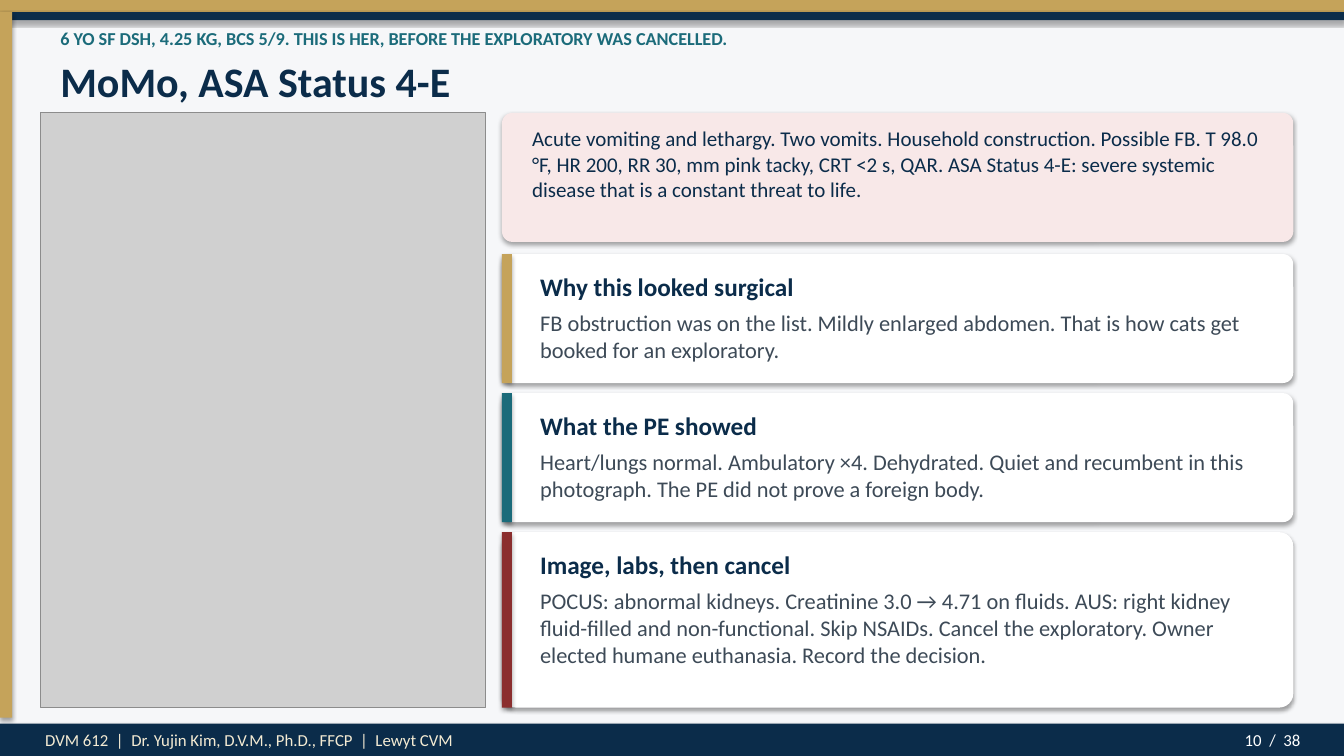
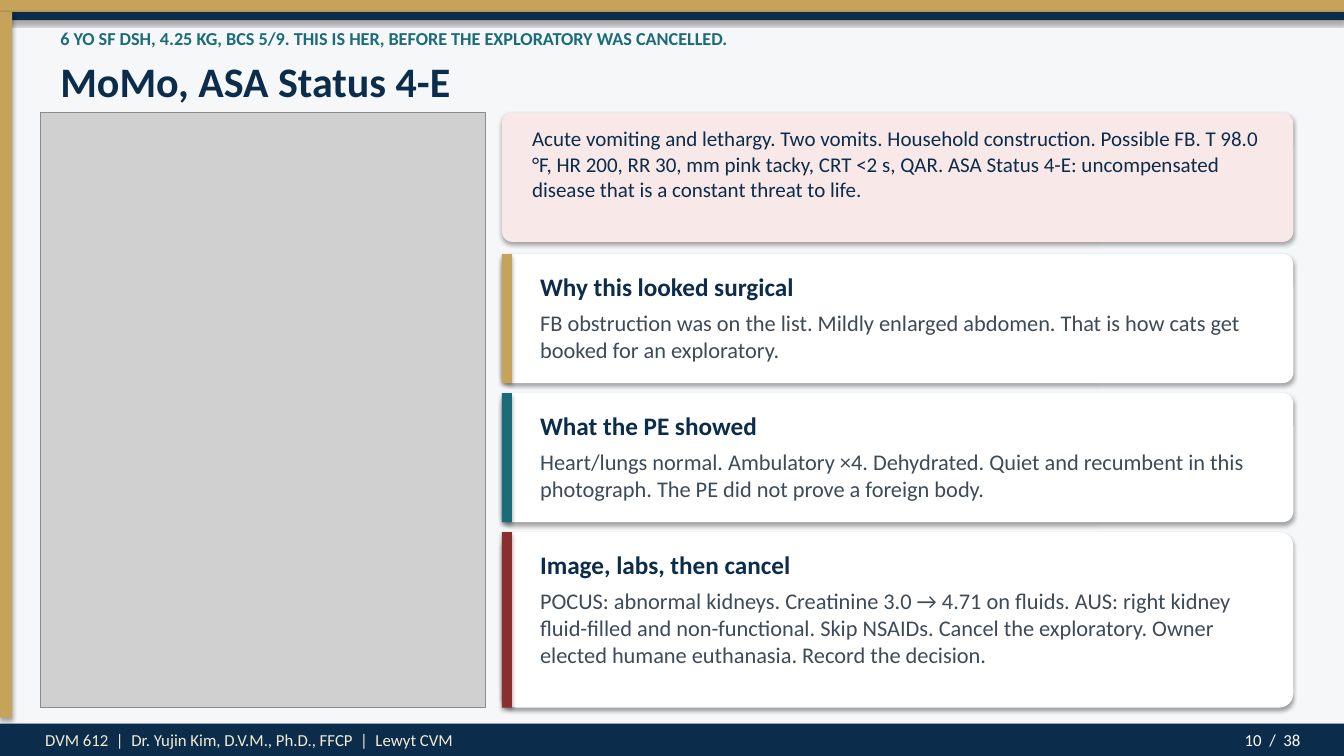
Before and after one commit to drkimvet/happycare, a slide deck: slide 10 of lectures/DVM-612_Week4_Preop_PatientPrep_Postop.pptx. Drawn at 1344x756 pixels with LibreOffice and Linux fonts; fonts in the diff are those of the drawing; grey boxes stand for pictures. Boxes give left, top, right and bottom in pixels: in the first picture for what was removed or moved away, otherwise in the second. Text is boxed around its words. In the diff, an @@ line names an element or a change of style, - is before the commit and + after.

```diff
--- a/lectures/DVM-612_Week4_Preop_PatientPrep_Postop.pptx
+++ b/lectures/DVM-612_Week4_Preop_PatientPrep_Postop.pptx
@@ text at (532, 131, 1257, 197): text changed @@
-Acute vomiting and lethargy. Two vomits. Household construction. Possible FB. T 98.0 °F, HR 200, RR 30, mm pink tacky, CRT <2 s, QAR. ASA Status 4-E: severe systemic disease that is a constant threat to life.
+Acute vomiting and lethargy. Two vomits. Household construction. Possible FB. T 98.0 °F, HR 200, RR 30, mm pink tacky, CRT <2 s, QAR. ASA Status 4-E: uncompensated disease that is a constant threat to life.
```
Also in this commit, not shown: 20 other slides changed, 7 other files.
